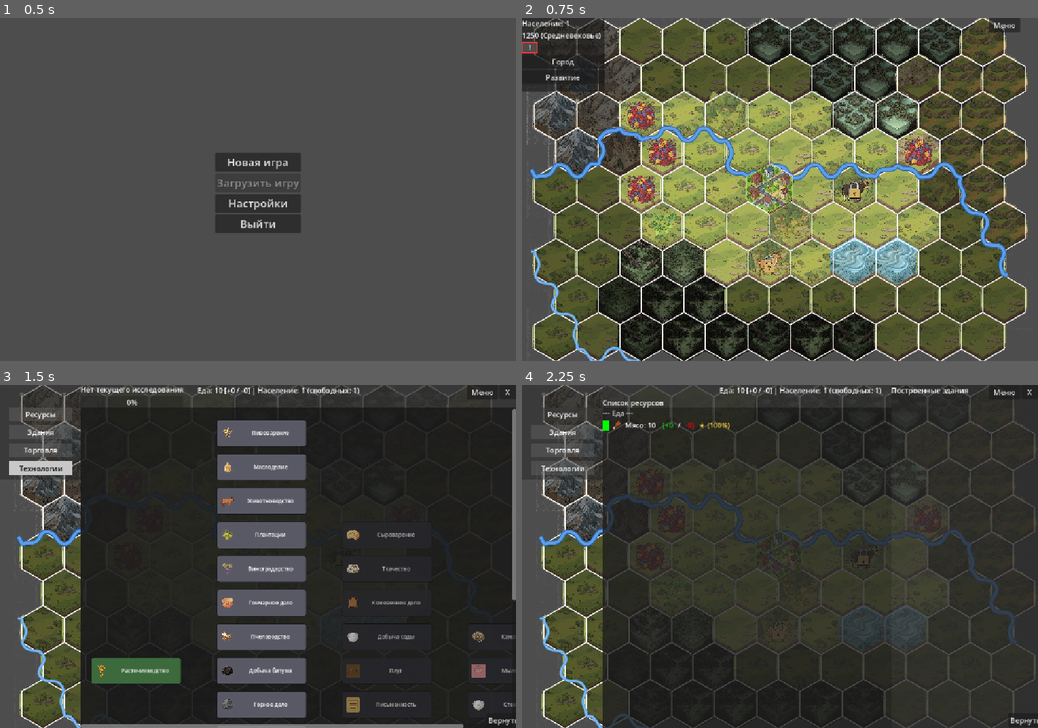
Above: before the commit, frames 1-4 (two rows, left to right).
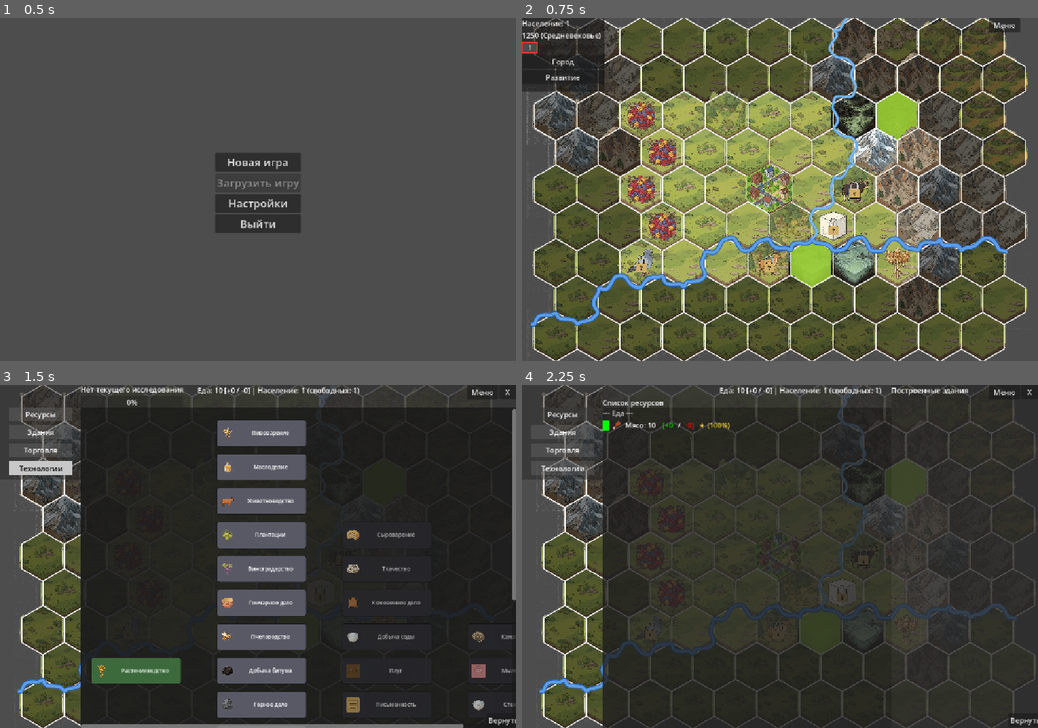
Above: after the commit, the same moments.

Repository: Night-Pryanik/The-City
Game: Godot game, scene res://scenes/main_menu.tscn
Same seed, same stepped clock (60 frames per second), same inputs: the game is played once before the commit and once after it.
Inputs (mouse positions are in pixels of both pictures, inside the frame that each line leads up to):
- Up to frame 1 (0.5 s): no input
- Up to frame 2 (0.75 s): click "Новая игра" at 0.5 s
- Up to frame 3 (1.5 s): click (10, 415) at 1.25 s
- Up to frame 4 (2.25 s): click "Ресурсы" at 2 s

Frame 1 is identical in both runs. In frame 2, 29% of the frame differs, in the area x 1-98%, y 0-100%; in frame 3, 0.8%; in frame 4, 4.6%.

Commit message:
Для каждого типа базового рельефа - свое значение target_cluster

Diff:
--- a/data/map_config.json
+++ b/data/map_config.json
@@ -14,16 +14,21 @@
     // Всё за пределами (Кольцо + Регион) скрыто туманом войны.
     "region_width": 2,
 
-    // --- Плотности типов местности для генерации центров Вороного ---
-    // target_cluster — средний размер кластера одного типа в гексах.
-    // terrain_density — доля центров каждого типа (сумма ≈ 1.0).
+    // --- Конфигурация типов местности для генерации центров Вороного ---
+    // Для каждого типа местности:
+    //   density         — доля центров этого типа (сумма ≈ 1.0). Приоритетна.
+    //   target_cluster  — средний размер кластера в гексах (ограничение сверху:
+    //                     число центров не может быть больше area / target_cluster).
+    //                     Если не задан — ограничение не применяется.
+    // Глобальный target_cluster (ниже) — запасное значение для типов, у которых
+    // не задан свой target_cluster в terrain_config.
     "target_cluster": 22,
-    "terrain_density": {
-      "plain": 0.40,
-      "hill": 0.25,
-      "lake": 0.10,
-      "mountain": 0.20,
-      "swamp": 0.05
+    "terrain_config": {
+      "plain":    { "density": 0.40, "target_cluster": 22 },
+      "hill":     { "density": 0.25, "target_cluster": 30 },
+      "lake":     { "density": 0.10, "target_cluster": 50 },
+      "mountain": { "density": 0.20, "target_cluster": 25 },
+      "swamp":    { "density": 0.05, "target_cluster": 5 }
     },
 
     // --- Генерация рек ---
--- a/scripts/main_map.gd
+++ b/scripts/main_map.gd
@@ -421,8 +421,8 @@
     # Генерируем ВСЮ карту мира сразу (рельеф, покров, реки).
     var generator = load("res://scripts/map_generator.gd").new()
     # Количество центров Вороного для каждого типа местности вычисляется
-    # из плотностей (terrain_density) и среднего размера кластера
-    # (target_cluster), заданных в data/map_config.json.
+    # из конфигурации terrain_config (density + target_cluster),
+    # заданной в data/map_config.json.
     var terrain_counts = generator.make_terrain_counts(map_rows, map_cols)
     tile_data = generator.generate_map(map_rows, map_cols, city_row, city_col, GameData.raw_resources, terrain_counts)
     print("Карта мира сгенерирована. Гексов: ", map_rows * map_cols)
--- a/scripts/map_generator.gd
+++ b/scripts/map_generator.gd
@@ -53,39 +53,72 @@
     return unique_ids
 
 # Вычисляет количество центров Вороного для каждого типа местности на основе
-# плотностей (terrain_density) и среднего размера кластера (target_cluster),
-# заданных в data/map_config.json.
+# конфигурации terrain_config (density + target_cluster) из data/map_config.json.
+# density приоритетна; target_cluster — ограничение сверху (число центров не
+# может быть больше area / target_cluster). Избыток total перераспределяется
+# на типы без ограничения target_cluster пропорционально их density.
 func make_terrain_counts(rows: int, cols: int) -> Dictionary:
     var cfg: Dictionary = GameData.map_config
-    var density: Dictionary = cfg.get("terrain_density", {})
-    var target_cluster: int = int(cfg.get("target_cluster", 22))
-
     var area := rows * cols
-    var total := maxi(12, int(round(float(area) / target_cluster)))
-
-    # Только базовые (не уникальные) типы участвуют в Вороном.
+
+    # Глобальный target_cluster — запасное значение для total.
+    var global_cluster: int = int(cfg.get("target_cluster", 22))
+    var total := maxi(12, int(round(float(area) / global_cluster)))
+
+    var terrain_config: Dictionary = cfg.get("terrain_config", {})
     var base_ids := _get_base_terrain_ids()
+
     var counts: Dictionary = {}
-    var total_weight := 0.0
+    var weights: Dictionary = {}
+    var has_cluster: Dictionary = {}
+
     for terrain_id in base_ids:
-        var w := float(density.get(terrain_id, 0.0))
+        var tc: Dictionary = terrain_config.get(terrain_id, {})
+        var w := float(tc.get("density", 0.0))
         if w <= 0.0:
             w = _default_density(terrain_id)
-        counts[terrain_id] = maxi(1, int(round(total * w)))
-        total_weight += w
-
-    # Нормировка: чтобы сумма не превышала total, а минимум всегда был 1.
+
+        var cluster_limit := -1 # -1 = ограничение не задано
+        if tc.has("target_cluster"):
+            cluster_limit = int(tc.get("target_cluster", 0))
+
+        weights[terrain_id] = w
+
+        var count := maxi(1, int(round(total * w)))
+        if cluster_limit > 0:
+            var limit := maxi(1, int(round(float(area) / cluster_limit)))
+            count = mini(count, limit)
+            has_cluster[terrain_id] = true
+        else:
+            has_cluster[terrain_id] = false
+        counts[terrain_id] = count
+
+    # Перераспределение избытка: если сумма < total, избыток распределяется
+    # на типы БЕЗ ограничения target_cluster пропорционально их density.
     var sum_counts := 0
     for tid in counts.keys():
         sum_counts += counts[tid]
-    if sum_counts > total:
-        var excess = sum_counts - total
-        for tid in counts.keys():
-            var reduce = mini(counts[tid] - 1, excess)
-            counts[tid] -= reduce
-            excess -= reduce
-            if excess <= 0:
-                break
+    if sum_counts < total:
+        var deficit = total - sum_counts
+        var free_types: Array = []
+        var free_weight := 0.0
+        for tid in base_ids:
+            if not has_cluster[tid]:
+                free_types.append(tid)
+                free_weight += weights[tid]
+        if free_weight > 0.0 and not free_types.is_empty():
+            for tid in free_types:
+                var add := int(round(deficit * (weights[tid] / free_weight)))
+                counts[tid] += add
+                deficit -= add
+                if deficit <= 0:
+                    break
+            # Остаток распределяем по одному, пока не исчерпаем.
+            var i := 0
+            while deficit > 0:
+                counts[free_types[i % free_types.size()]] += 1
+                deficit -= 1
+                i += 1
 
     return counts
 
Not shown, changed: docs.md
